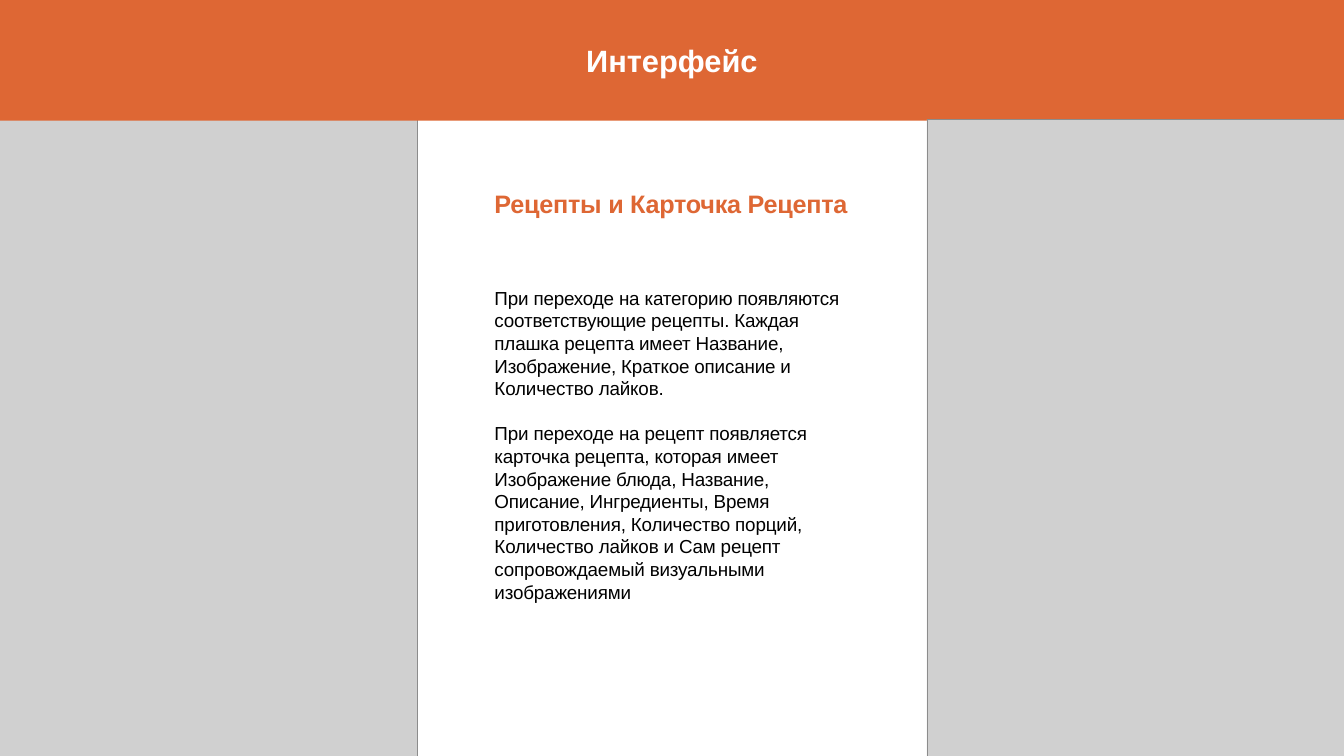
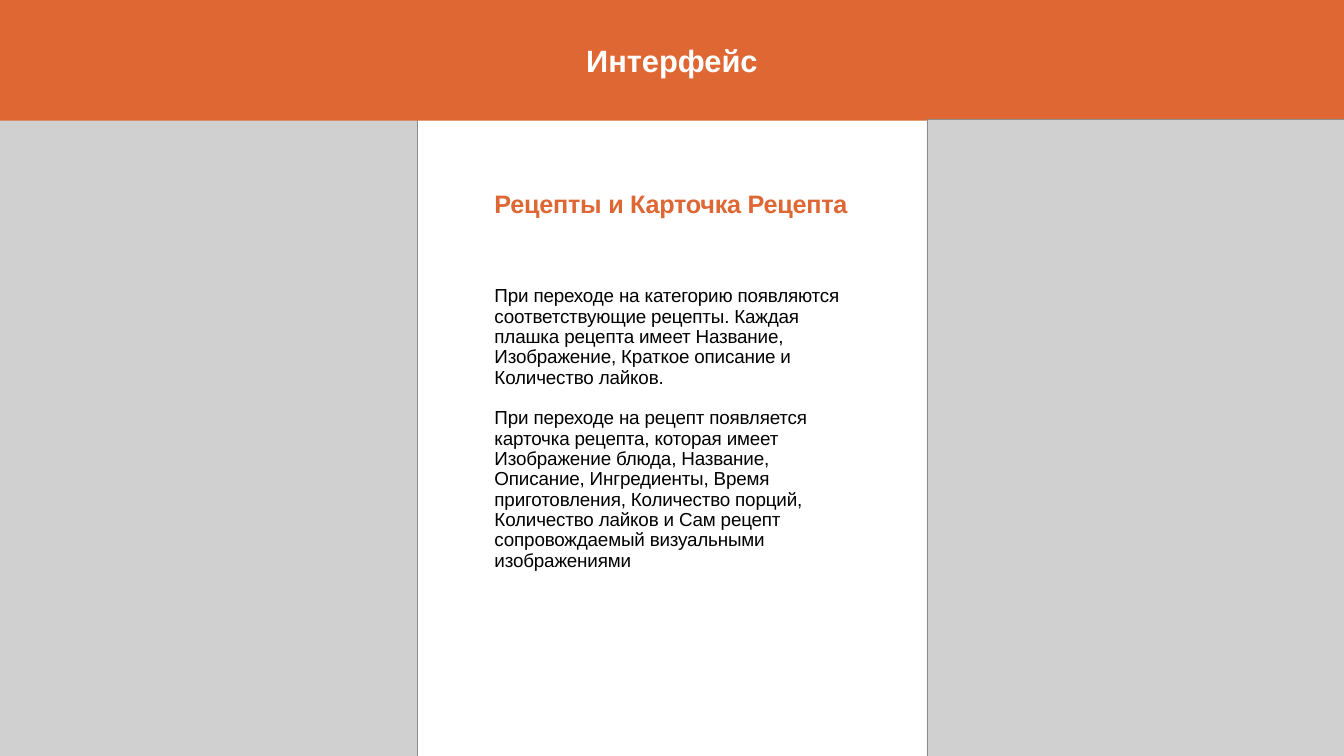
Before and after one commit to disaest/project-tpo, a slide deck: slide 8 of buskarov_pwp.pptx (slide 9 before the commit). Drawn at 1344x756 pixels with LibreOffice and Linux fonts; fonts in the diff are those of the drawing; grey boxes stand for pictures. Boxes give left, top, right and bottom in pixels: in the first picture for what was removed or moved away, otherwise in the second. Text is boxed around its words. In the diff, an @@ line names an element or a change of style, - is before the commit and + after.

```diff
--- a/buskarov_pwp.pptx
+++ b/buskarov_pwp.pptx
@@ subtitle "При переходе на категорию появляются ..." at bbox=[494, 289, 840, 571]: line spacing 1 to 0.9 @@
```
Also in this commit, not shown: 3 other slides changed, 2 slides added, 1 slide removed.
